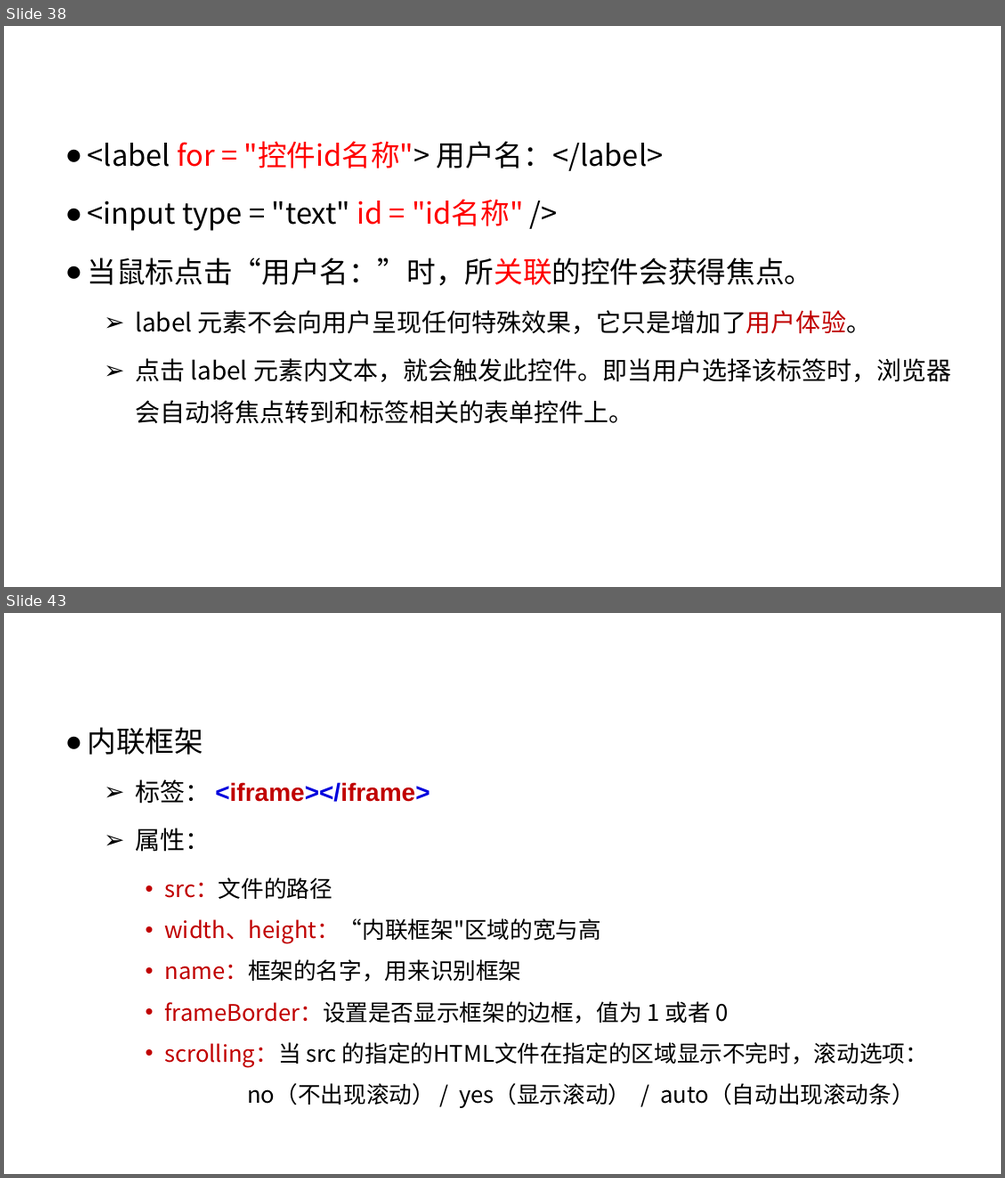
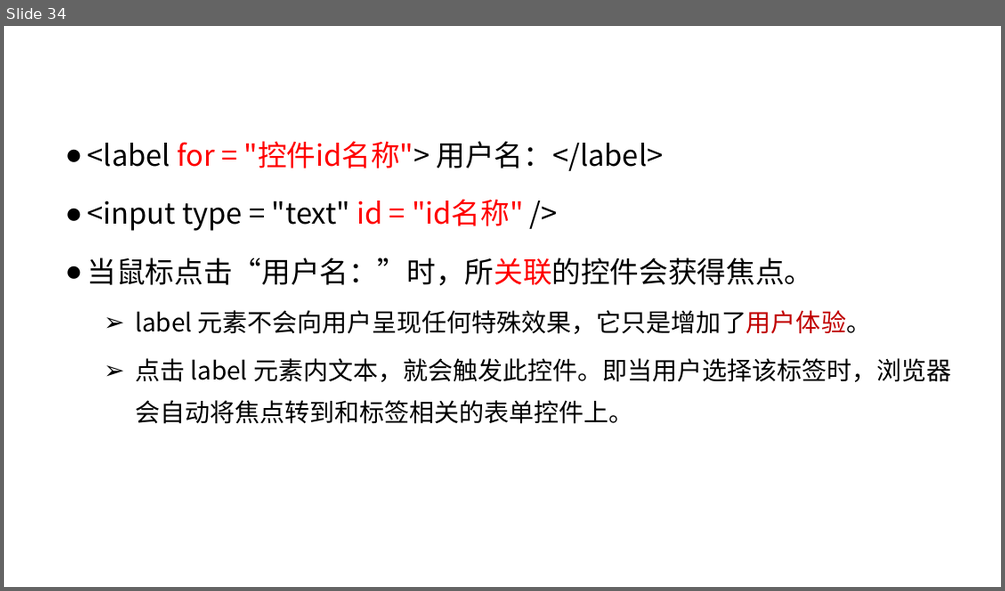
Before and after one commit to edu2act/course-web1, a slide deck: materials/slides/ch03-htmlBasic2.pptx. Shown one above the other, each under a label of ours: slides 38 and 43 before the commit, slide 34 after it; the slides between them are not shown. The pictures are 1005x1178 and 1005x591 pixels, drawn with LibreOffice and Linux fonts; fonts in the diff are those of the drawing; background and template pictures are left out. Boxes give left, top, right and bottom in pixels: in the first picture for what was removed or moved away, otherwise in the second. Text is boxed around its words. In the diff, an @@ line names an element or a change of style, - is before the commit and + after.

```diff
--- a/materials/slides/ch03-htmlBasic2.pptx
+++ b/materials/slides/ch03-htmlBasic2.pptx
@@ slide 43 removed at (4, 613, 1001, 1174), background #FFFFFF; not listed: 2 template elements that a slide beside it also shows @@
@@ title removed at (88, 727, 210, 852) @@
-内联框架属性
@@ text removed at (135, 779, 928, 1108) @@
-● 内联框架
-  ➢ 标签： <iframe></iframe>
-  ➢ 属性：
-    • src：文件的路径
-    • width、height：“内联框架"区域的宽与高
-    • name：框架的名字，用来识别框架
-    • frameBorder：设置是否显示框架的边框，值为 1 或者 0
-    • scrolling：当 src 的指定的HTML文件在指定的区域显示不完时，滚动选项：
-    no（不出现滚动） / yes（显示滚动） / auto（自动出现滚动条）
@@ what was slide 38 is now slide 34 @@
```
Also in this commit, not shown: 5 slides changed, 8 slides added, 5 other slides removed, 9 other files.
